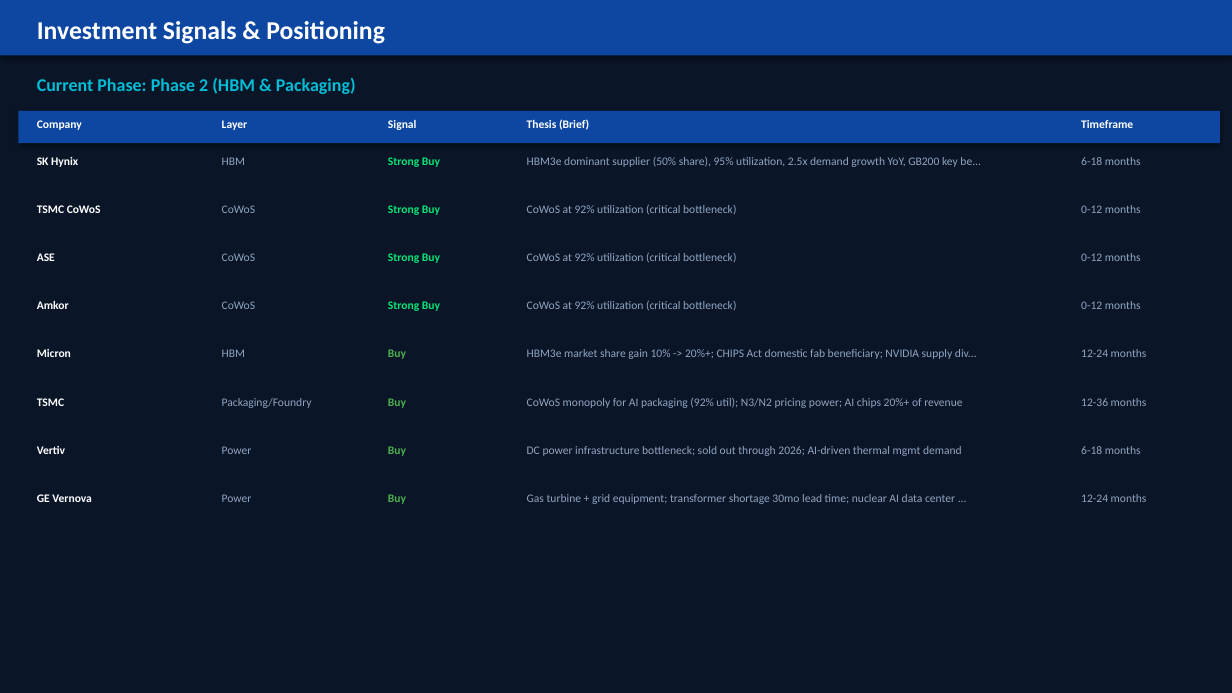
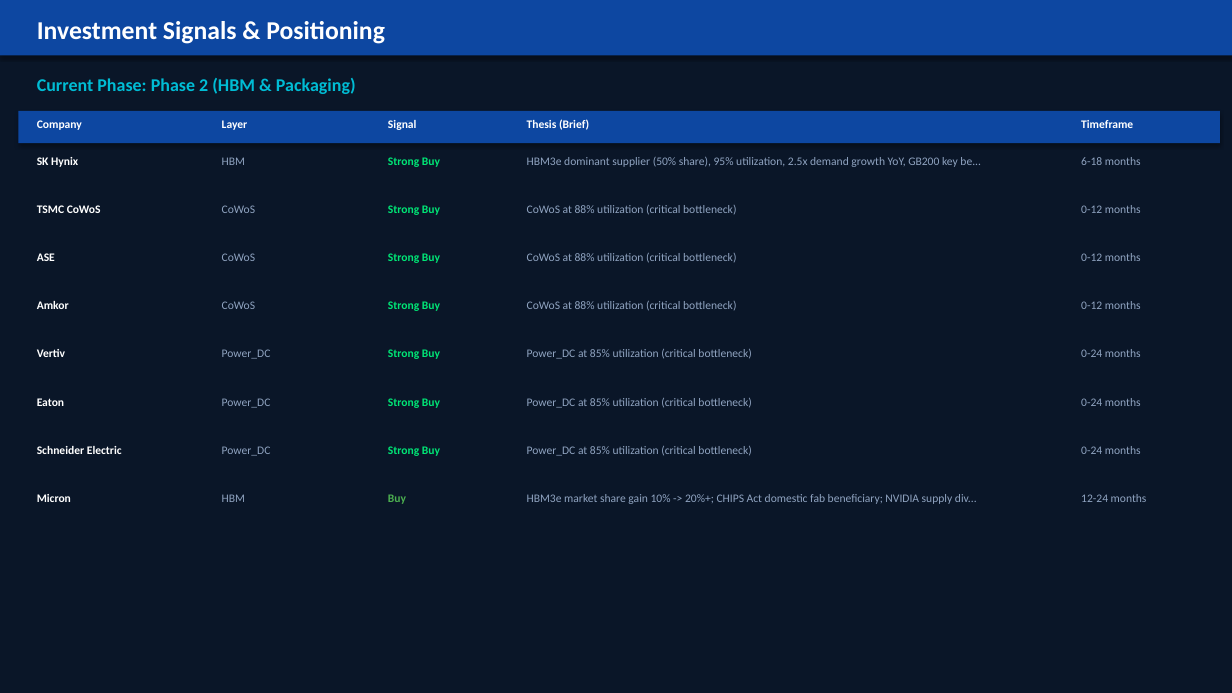
Before and after one commit to abcd00ou/Claude, a slide deck: slide 6 of AI_SCM/outputs/pptx/ai_scm_20260324.pptx. Drawn at 1232x693 pixels with LibreOffice and Linux fonts; fonts in the diff are those of the drawing. Boxes give left, top, right and bottom in pixels: in the first picture for what was removed or moved away, otherwise in the second. Text is boxed around its words. In the diff, an @@ line names an element or a change of style, - is before the commit and + after.

```diff
--- a/AI_SCM/outputs/pptx/ai_scm_20260324.pptx
+++ b/AI_SCM/outputs/pptx/ai_scm_20260324.pptx
@@ text at (527,205,736,215): text changed @@
-CoWoS at 92% utilization (critical bottleneck)
+CoWoS at 88% utilization (critical bottleneck)
@@ text at (527,253,736,263): text changed @@
-CoWoS at 92% utilization (critical bottleneck)
+CoWoS at 88% utilization (critical bottleneck)
@@ text at (527,301,736,311): text changed @@
-CoWoS at 92% utilization (critical bottleneck)
+CoWoS at 88% utilization (critical bottleneck)
@@ text "Vertiv": place and size @@
-text "Vertiv" at (37,446,65,454)
+text "Vertiv" at (37,349,65,357)
@@ text removed at (37,349,71,357) @@
-Micron
@@ text at (222,349,271,359): text changed @@
-HBM
+Power_DC
@@ text at (388,349,440,359): text changed; text colour #4CAF50 to #00E676 @@
-Buy
+Strong Buy
@@ text at (527,349,751,359): text changed @@
-HBM3e market share gain 10% -> 20%+; CHIPS Act domestic fab beneficiary; NVIDIA supply div...
+Power_DC at 85% utilization (critical bottleneck)
@@ text at (1081,349,1141,357): text changed @@
-12-24 months
+0-24 months
@@ text at (37,398,64,406): text changed @@
-TSMC
+Eaton
@@ text at (222,398,271,408): text changed @@
-Packaging/Foundry
+Power_DC
@@ text at (388,398,440,408): text changed; text colour #4CAF50 to #00E676 @@
-Buy
+Strong Buy
@@ text at (527,398,751,408): text changed @@
-CoWoS monopoly for AI packaging (92% util); N3/N2 pricing power; AI chips 20%+ of revenue
+Power_DC at 85% utilization (critical bottleneck)
@@ text at (1081,398,1141,406): text changed @@
-12-36 months
+0-24 months
@@ text added at (37,446,122,454), 9 pt, text #FFFFFF, bold @@
+Schneider Electric
@@ text at (222,446,271,456): text changed @@
-Power
+Power_DC
@@ text at (388,446,440,456): text changed; text colour #4CAF50 to #00E676 @@
-Buy
+Strong Buy
@@ text at (527,446,751,456): text changed @@
-DC power infrastructure bottleneck; sold out through 2026; AI-driven thermal mgmt demand
+Power_DC at 85% utilization (critical bottleneck)
@@ text at (1081,446,1141,454): text changed @@
-6-18 months
+0-24 months
@@ text at (37,494,71,502): text changed @@
-GE Vernova
+Micron
@@ text at (222,494,245,502): text changed @@
-Power
+HBM
@@ text at (527,494,977,504): text changed @@
-Gas turbine + grid equipment; transformer shortage 30mo lead time; nuclear AI data center ...
+HBM3e market share gain 10% -> 20%+; CHIPS Act domestic fab beneficiary; NVIDIA supply div...
```
Also in this commit, not shown: 4 other slides changed, 12 other files.
